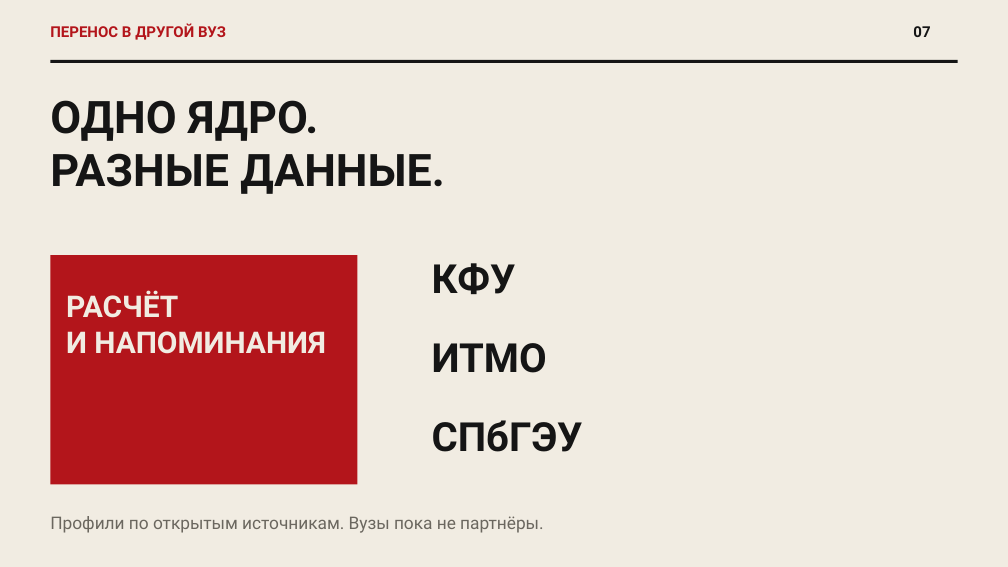
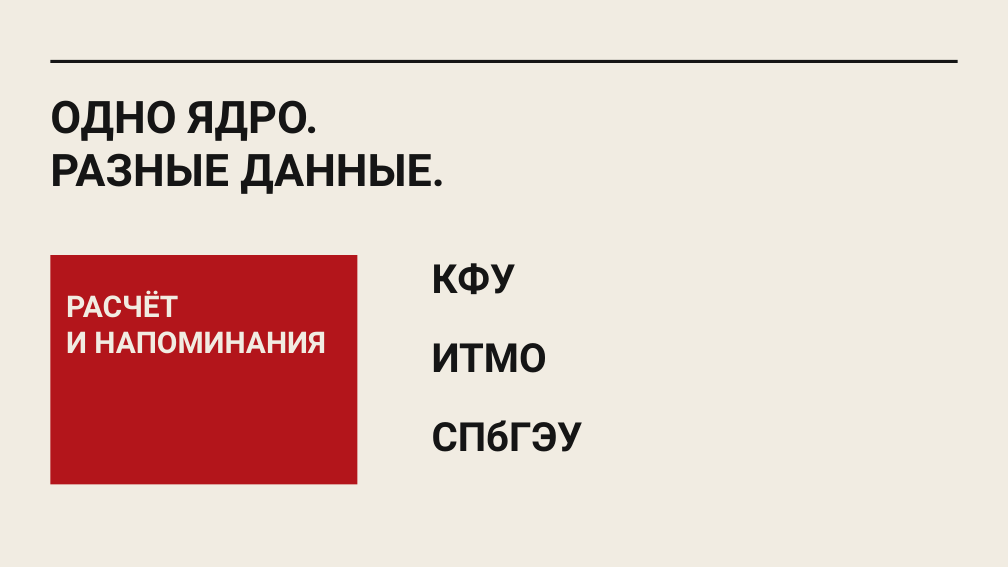
Before and after one commit to Ivana-banana/MAX, a slide deck: slide 8 of docs/presentation/draft-2026-10-24/first-90-days-product-style.pptx. Drawn at 1008x567 pixels with LibreOffice and Linux fonts; fonts in the diff are those of the drawing. Boxes give left, top, right and bottom in pixels: in the first picture for what was removed or moved away, otherwise in the second. Text is boxed around its words. In the diff, an @@ line names an element or a change of style, - is before the commit and + after.

```diff
--- a/docs/presentation/draft-2026-10-24/first-90-days-product-style.pptx
+++ b/docs/presentation/draft-2026-10-24/first-90-days-product-style.pptx
@@ text removed at box(50, 24, 226, 40) @@
-ПЕРЕНОС В ДРУГОЙ ВУЗ
@@ text removed at box(913, 26, 930, 37) @@
-07
@@ text removed at box(50, 516, 543, 533) @@
-Профили по открытым источникам. Вузы пока не партнёры.
```
Also in this commit, not shown: 13 other slides changed, 4 other files.
